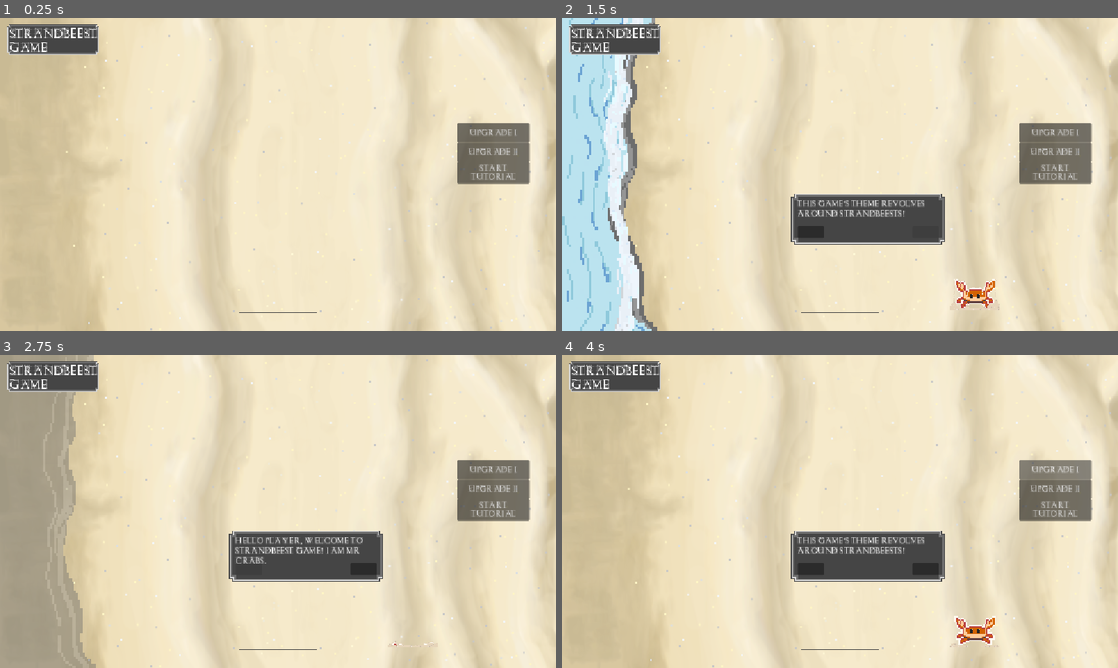
Above: before the commit, frames 1-4 (two rows, left to right).
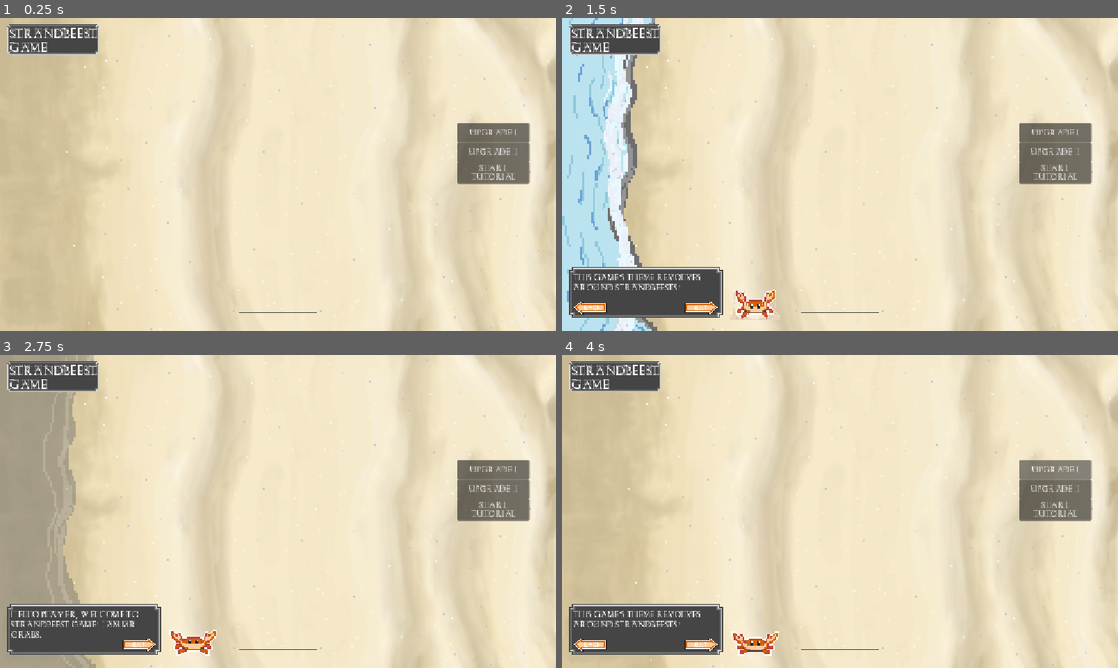
Above: after the commit, the same moments.

Repository: ArifD2286/Strandbeest-Game
Game: Godot game, scene res://Game.tscn
The game is run twice, just before and just after one commit, with the same random seed, the same clock (stepped at 60 frames per second) and the same inputs.
Inputs (mouse positions are in pixels of both pictures, inside the frame that each line leads up to; where the layout moved, square brackets give the same spot in the first picture):
- Up to frame 1 (0.25 s): no input
- Up to frame 2 (1.5 s): click "Start Tutorial" at 0.5 s; click (701, 309) [923, 230] at 1.25 s
- Up to frame 3 (2.75 s): click (27, 646) [250, 567] at 2 s
- Up to frame 4 (4 s): click (701, 646) [923, 567] at 2.75 s; click "Upgrade i" at 3.5 s

The runs differ from the first frame. In frame 1, 0.1% of the frame differs, in the area x 84-93%, y 35-52%; in frame 2, 9.9%; in frame 3, 9.5%; in frame 4, 10%, in the area x 1-93%, y 35-97%.

Commit message:
Update 4.2
Changes:
- Added next & back's button texture (normal and pressed)
- Resolved crab's spawning animation loop problem
- Rearranged the layout - only moved the crab and the dialogue for tutorial at the bottom left of the screen
- Added minecraft font that might be used for majority of the texts

Notes:
- Might add "appearing" and "fading" effect for each tutorial dialogue

Diff:
--- a/strandbeest-game/Game.tscn
+++ b/strandbeest-game/Game.tscn
@@ -21,6 +21,10 @@
 [ext_resource type="Texture2D" uid="uid://osjvb633a141" path="res://assets/crab idle.png" id="18_wuoie"]
 [ext_resource type="Script" uid="uid://dcw15ic0gam3p" path="res://tutorial.gd" id="20_cpsxm"]
 [ext_resource type="Texture2D" uid="uid://uv5kp0kxoone" path="res://assets/Sand.png" id="20_hmewc"]
+[ext_resource type="Texture2D" uid="uid://diwvdpxtgtmhw" path="res://assets/back arrow 1.png" id="22_jsoai"]
+[ext_resource type="Texture2D" uid="uid://dwbuf621uj8gt" path="res://assets/back arrow 2.png" id="23_bisgb"]
+[ext_resource type="Texture2D" uid="uid://brlirbmaowloi" path="res://assets/next arrow 1.png" id="24_y5ctq"]
+[ext_resource type="Texture2D" uid="uid://dqrbwqq1g7x8c" path="res://assets/next arrow 2.png" id="25_w7ht3"]
 
 [sub_resource type="RectangleShape2D" id="RectangleShape2D_gta21"]
 
@@ -121,7 +125,7 @@
 "duration": 1.0,
 "texture": SubResource("AtlasTexture_cpsxm")
 }],
-"loop": 1,
+"loop": 0,
 "name": &"Crab Idle",
 "speed": 1.2
 }, {
@@ -186,12 +190,30 @@
 "duration": 1.0,
 "texture": SubResource("AtlasTexture_8576b")
 }],
-"loop": 1,
+"loop": 0,
 "name": &"Crab Spawn",
 "speed": 10.0
 }]
 
 [sub_resource type="RectangleShape2D" id="RectangleShape2D_s33ni"]
+
+[sub_resource type="StyleBoxTexture" id="StyleBoxTexture_vjehv"]
+texture = ExtResource("22_jsoai")
+
+[sub_resource type="StyleBoxTexture" id="StyleBoxTexture_obgl4"]
+texture = ExtResource("23_bisgb")
+
+[sub_resource type="StyleBoxTexture" id="StyleBoxTexture_jsoai"]
+texture = ExtResource("22_jsoai")
+
+[sub_resource type="StyleBoxTexture" id="StyleBoxTexture_oa40p"]
+texture = ExtResource("24_y5ctq")
+
+[sub_resource type="StyleBoxTexture" id="StyleBoxTexture_lgilx"]
+texture = ExtResource("25_w7ht3")
+
+[sub_resource type="StyleBoxTexture" id="StyleBoxTexture_8ktx7"]
+texture = ExtResource("24_y5ctq")
 
 [node name="Node2D" type="Node2D" unique_id=710081918]
 script = ExtResource("1_u44n3")
@@ -289,7 +311,7 @@
 color = Color(0.27058825, 0.27058825, 0.27058825, 1)
 
 [node name="Crab (narrator)" type="CharacterBody2D" parent="." unique_id=797984074]
-position = Vector2(856, 568)
+position = Vector2(400, 590)
 script = ExtResource("18_bvhbk")
 
 [node name="AnimatedSprite2D" type="AnimatedSprite2D" parent="Crab (narrator)" unique_id=2146181064]
@@ -304,12 +326,14 @@
 [node name="UI" type="CanvasLayer" parent="." unique_id=180538813]
 
 [node name="Buttons Panel Background" type="TextureRect" parent="UI" unique_id=1799130340]
+texture_filter = 1
 offset_left = 912.0
 offset_top = 20.0
 offset_right = 1132.0
 offset_bottom = 628.0
 
 [node name="Upgrade 1" type="Button" parent="UI" unique_id=1421568814]
+texture_filter = 1
 offset_left = 947.0
 offset_top = 218.0
 offset_right = 1097.0
@@ -318,6 +342,7 @@
 text = "Upgrade i"
 
 [node name="Upgrade 2" type="Button" parent="UI" unique_id=1708285578]
+texture_filter = 1
 offset_left = 947.0
 offset_top = 258.0
 offset_right = 1097.0
@@ -334,29 +359,52 @@
 
 [node name="Text Box" type="TextureRect" parent="UI/Tutorial" unique_id=275196930]
 layout_mode = 0
-offset_left = 475.0
-offset_top = 361.0
-offset_right = 794.0
-offset_bottom = 472.0
+offset_left = 14.0
+offset_top = 513.0
+offset_right = 333.0
+offset_bottom = 624.0
 texture = ExtResource("11_yyih5")
 expand_mode = 1
 stretch_mode = 5
 
 [node name="Back Button" type="Button" parent="UI/Tutorial" unique_id=1582271071]
-layout_mode = 0
-offset_left = 488.0
-offset_top = 431.0
-offset_right = 543.0
-offset_bottom = 456.0
+texture_filter = 1
+layout_mode = 0
+offset_left = 21.0
+offset_top = 583.0
+offset_right = 76.0
+offset_bottom = 608.0
+scale = Vector2(1.3992918, 1.3992918)
+theme_override_styles/normal = SubResource("StyleBoxTexture_vjehv")
+theme_override_styles/pressed = SubResource("StyleBoxTexture_obgl4")
+theme_override_styles/hover = SubResource("StyleBoxTexture_jsoai")
 
 [node name="Next Button" type="Button" parent="UI/Tutorial" unique_id=48632995]
-layout_mode = 0
-offset_left = 726.0
-offset_top = 431.0
-offset_right = 781.0
-offset_bottom = 456.0
+texture_filter = 1
+layout_mode = 0
+offset_left = 249.00006
+offset_top = 583.0
+offset_right = 304.00006
+offset_bottom = 608.0
+scale = Vector2(1.3954034, 1.3954034)
+theme_override_styles/normal = SubResource("StyleBoxTexture_oa40p")
+theme_override_styles/pressed = SubResource("StyleBoxTexture_lgilx")
+theme_override_styles/hover = SubResource("StyleBoxTexture_8ktx7")
+
+[node name="Dialogue" type="Label" parent="UI/Tutorial" unique_id=2030920503]
+texture_filter = 1
+layout_mode = 0
+offset_left = 22.0
+offset_top = 529.0
+offset_right = 315.0
+offset_bottom = 565.0
+theme_override_fonts/font = ExtResource("1_xkndl")
+theme_override_font_sizes/font_size = 16
+text = "hi"
+autowrap_mode = 2
 
 [node name="Start Tutorial" type="Button" parent="UI/Tutorial" unique_id=171098884]
+texture_filter = 1
 layout_mode = 0
 offset_left = 947.0
 offset_top = 298.0
@@ -366,18 +414,8 @@
 text = "Start
 Tutorial"
 
-[node name="Dialogue" type="Label" parent="UI/Tutorial" unique_id=2030920503]
-layout_mode = 0
-offset_left = 487.0
-offset_top = 376.0
-offset_right = 780.0
-offset_bottom = 412.0
-theme_override_fonts/font = ExtResource("1_xkndl")
-theme_override_font_sizes/font_size = 16
-text = "hi"
-autowrap_mode = 2
-
 [node name="TextureRect" type="TextureRect" parent="UI/Tutorial" unique_id=722616852]
+texture_filter = 1
 layout_mode = 0
 offset_right = 40.0
 offset_bottom = 40.0
--- a/strandbeest-game/crab.gd
+++ b/strandbeest-game/crab.gd
@@ -8,15 +8,21 @@
 
 func _ready() -> void:
 	crab.visible = false
+	# Code below connects a function that will play once an animation finishes.
+	# This works similarly with a button in tutorial.gd,
 	crab.animation_finished.connect(_on_animation_finished)
+
 
 func _process(delta: float) -> void:
 	if tutorial.tutorial_playing == true and not crab.visible:
 		crab.visible = true
 		crab.play("Crab Spawn")
+	if tutorial.tutorial_playing == false and crab.visible:
+		crab.visible = false
+
 
 func _on_animation_finished():
-	if crab.animation == "Crab Idle":
-		crab.play("Crab Spawn")
+	if crab.animation == "Crab Spawn":
+		crab.play("Crab Idle")
 	elif crab.animation == "Crab Idle":
 		crab.play("Crab Idle")
--- a/strandbeest-game/tutorial.gd
+++ b/strandbeest-game/tutorial.gd
@@ -52,6 +52,8 @@
 			_state = "State 1"
 		"State 3":
 			_state = "State 2"
+		"State 4":
+			_state = "State 3"
 	update_display()
 
 
@@ -62,6 +64,8 @@
 		"State 2":
 			_state = "State 3"
 		"State 3":
+			_state = "State 4"
+		"State 4":
 			_state = "End State"
 	update_display()
 
@@ -71,6 +75,7 @@
 	match _state:
 		"State 1":
 			next_button.visible = true
+			back_button.visible = false
 			dialogue.text = "Hello player, welcome to Strandbeest Game! I am Mr Crabs."
 
 		"State 2":
@@ -83,6 +88,11 @@
 			back_button.visible = true
 			dialogue.text = "So the way the game works..."
 
+		"State 4":
+			next_button.visible = true
+			back_button.visible = true
+			dialogue.text = "This is the end of the tutorial. Have fun playing!"
+
 		"End State":
 			next_button.visible = false
 			back_button.visible = false
Binary file added: strandbeest-game/assets/back arrow 1.png
Not shown, added: strandbeest-game/assets/back arrow 1.png.import
Binary file added: strandbeest-game/assets/back arrow 2.png
Not shown, added: strandbeest-game/assets/back arrow 2.png.import
Binary file added: strandbeest-game/assets/next arrow 1.png
Not shown, added: strandbeest-game/assets/next arrow 1.png.import
Binary file added: strandbeest-game/assets/next arrow 2.png
Not shown, added: strandbeest-game/assets/next arrow 2.png.import
Not shown, added: strandbeest-game/minecraftfont.zip
